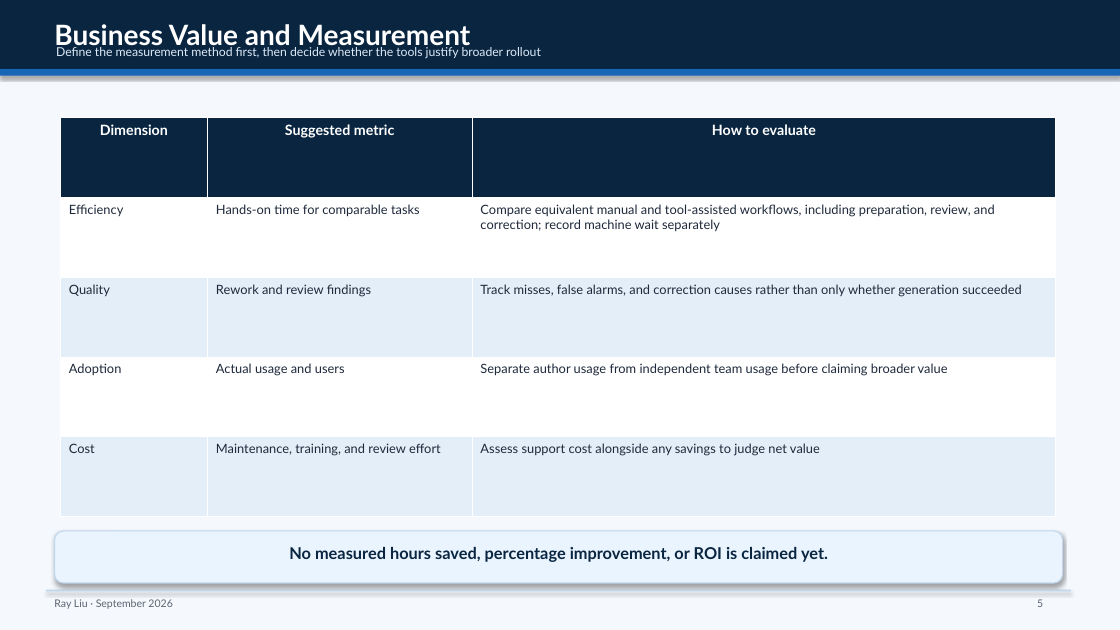
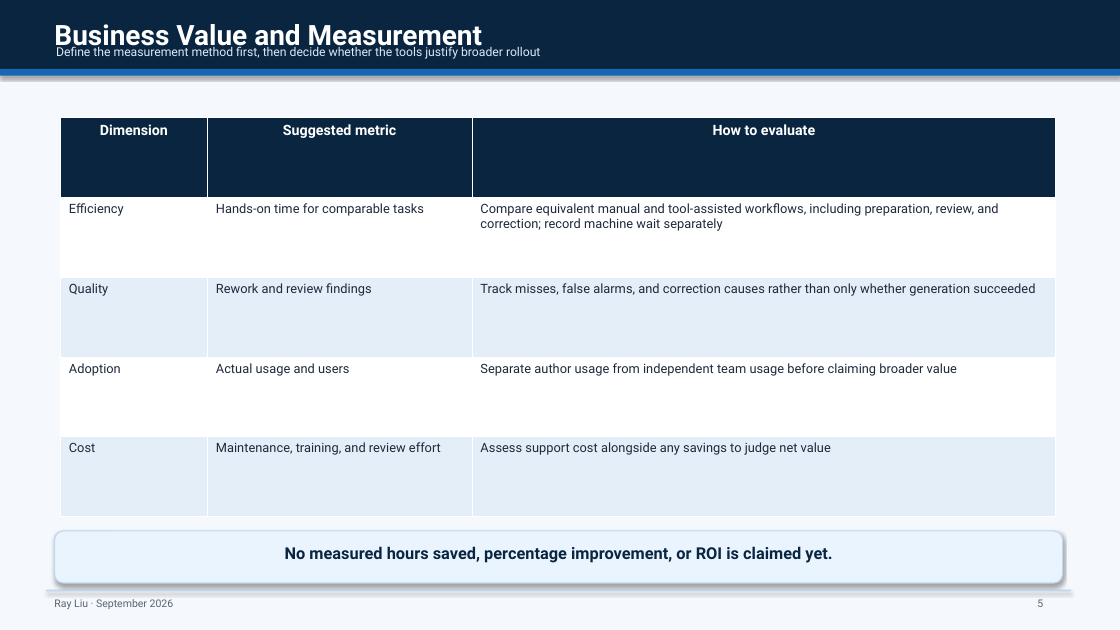
Before and after one commit to Ray-Liu-intel/-PCAR3-Python-Code-Generator, a slide deck: slide 5 of presentations/miniops/MiniOps_Management_EN.pptx. Drawn at 1120x630 pixels with LibreOffice and Linux fonts; fonts in the diff are those of the drawing. Boxes give left, top, right and bottom in pixels: in the first picture for what was removed or moved away, otherwise in the second. Text is boxed around its words. In the diff, an @@ line names an element or a change of style, - is before the commit and + after.

```diff
--- a/presentations/miniops/MiniOps_Management_EN.pptx
+++ b/presentations/miniops/MiniOps_Management_EN.pptx
@@ table at bbox=[60, 118, 1056, 517] @@
@@ font Lato to Roboto @@
@@ font Lato to Roboto in 4 elements at bbox=[54, 24, 482, 53], bbox=[56, 44, 540, 59], bbox=[54, 599, 174, 609], bbox=[285, 546, 832, 563] @@
```
Also in this commit, not shown: 5 other slides changed, 4 other files.
